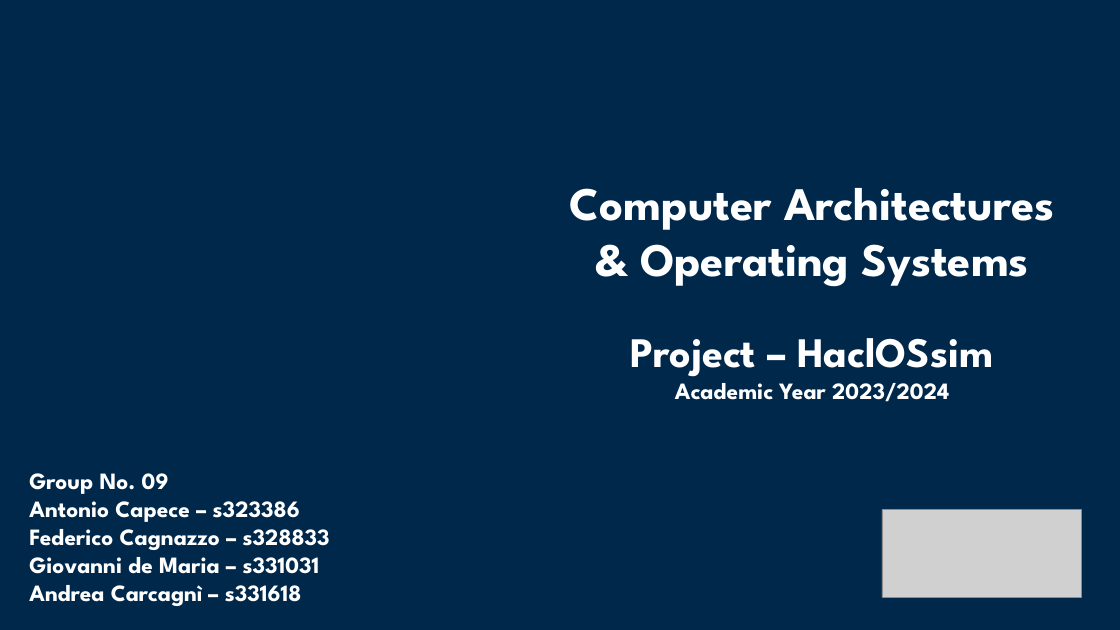
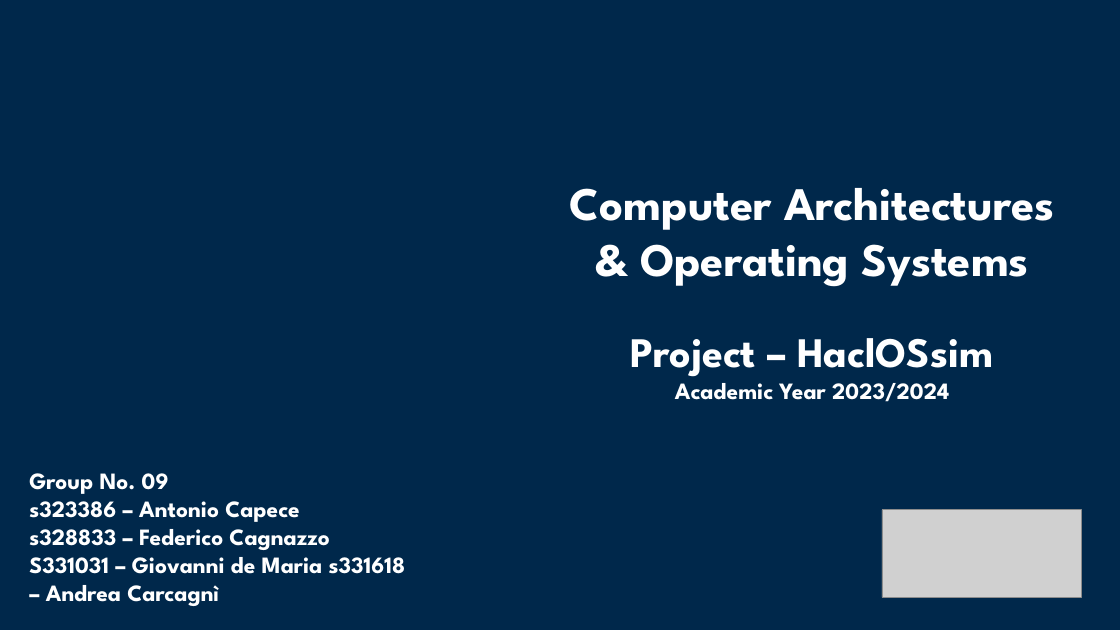
Before and after one commit to giovannidemaria/Polito-FreeRTOS-exploration, a slide deck: slide 1 of Documentation/HaclOSsim - Group09.pptx. Drawn at 1120x630 pixels with LibreOffice and Linux fonts; fonts in the diff are those of the drawing; grey boxes stand for pictures; background and template pictures are left out; a plain dark background stands for a picture behind light text. Boxes give left, top, right and bottom in pixels: in the first picture for what was removed or moved away, otherwise in the second. Text is boxed around its words. In the diff, an @@ line names an element or a change of style, - is before the commit and + after.

```diff
--- a/Documentation/HaclOSsim - Group09.pptx
+++ b/Documentation/HaclOSsim - Group09.pptx
@@ text at (29, 493, 406, 606): text changed @@
-Antonio Capece – s323386
-Federico Cagnazzo – s328833
-Giovanni de Maria – s331031
-Andrea Carcagnì – s331618
+s323386 – Antonio Capece
+s328833 – Federico Cagnazzo
+S331031 – Giovanni de Maria s331618 – Andrea Carcagnì
```
Also in this commit, not shown: 11 other slides changed, 1 slide added, 2 other files.
